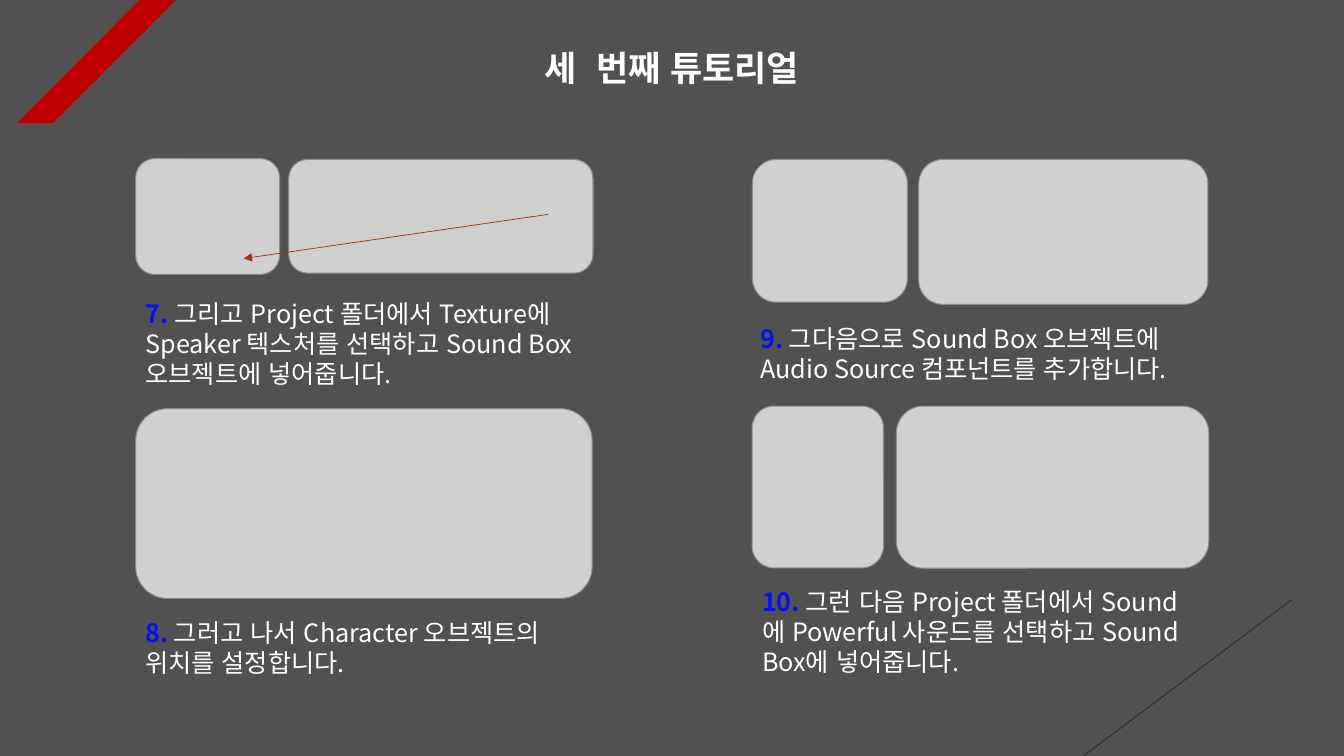
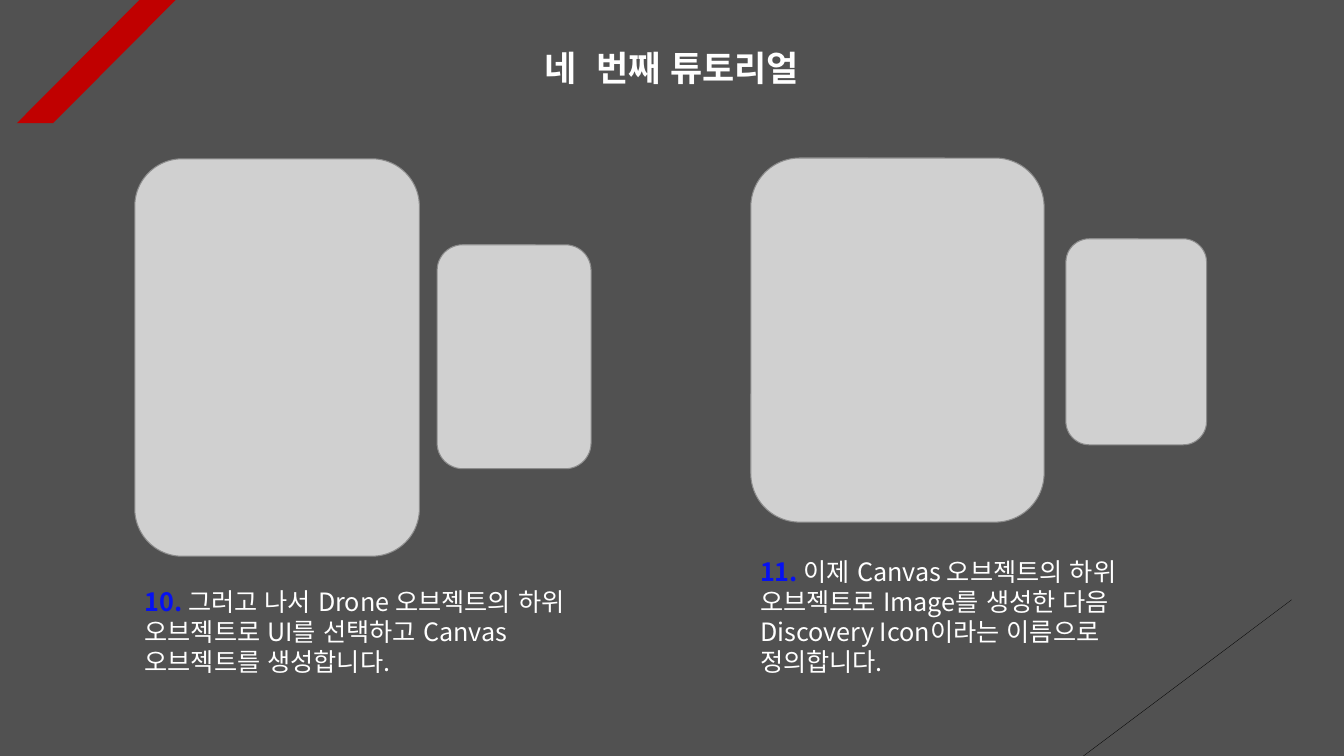
Before and after one commit to Unity2033/3D-UnityEngine, a slide deck: slide 4 of Assets/Sound/PPT Data/Sound Example.pptx. Drawn at 1344x756 pixels with LibreOffice and Linux fonts; fonts in the diff are those of the drawing; grey boxes stand for pictures. Boxes give left, top, right and bottom in pixels: in the first picture for what was removed or moved away, otherwise in the second. Text is boxed around its words. In the diff, an @@ line names an element or a change of style, - is before the commit and + after.

Commit message:
Sound Tutorial Renewal
- Find a game object by name and
  then set properties for the game
  object

- Add a system that generates sound
  at a specific location

- Each PPT data update

- Add and delete resource data

```diff
--- a/Assets/Sound/PPT Data/Sound Example.pptx
+++ b/Assets/Sound/PPT Data/Sound Example.pptx
@@ text at [545,51,799,84]: text changed @@
-세 번째 튜토리얼
+네 번째 튜토리얼
@@ picture added at [135,158,419,556] @@
@@ picture removed at [136,158,280,274] @@
@@ picture removed at [288,159,593,273] @@
@@ picture added at [751,158,1045,522] @@
@@ picture removed at [752,159,907,302] @@
@@ picture removed at [919,159,1208,304] @@
@@ arrow removed from (548, 215) to (244, 258) @@
@@ picture added at [1066,239,1207,445] @@
@@ picture added at [438,245,592,469] @@
@@ text removed at [146,302,572,385] @@
-7. 그리고 Project 폴더에서 Texture에 Speaker 텍스처를 선택하고 Sound Box 오브젝트에 넣어줍니다.
@@ text removed at [760,327,1167,380] @@
-9. 그다음으로 Sound Box 오브젝트에 Audio Source 컴포넌트를 추가합니다.
@@ picture removed at [136,408,593,598] @@
@@ picture removed at [752,406,883,569] @@
@@ picture removed at [896,406,1209,569] @@
@@ text at [760,560,1116,673]: text changed @@
-10. 그런 다음 Project 폴더에서 Sound에 Powerful 사운드를 선택하고 Sound Box에 넣어줍니다.
+11. 이제 Canvas 오브젝트의 하위 오브젝트로 Image를 생성한 다음 Discovery Icon이라는 이름으로 정의합니다.
@@ text at [144,590,564,673]: text changed @@
-8. 그러고 나서 Character 오브젝트의 위치를 설정합니다.
+10. 그러고 나서 Drone 오브젝트의 하위 오브젝트로 UI를 선택하고 Canvas 오브젝트를 생성합니다.
```
Also in this commit, not shown: 7 other slides changed, 5 slides added, 2 slides removed, 29 other files.
